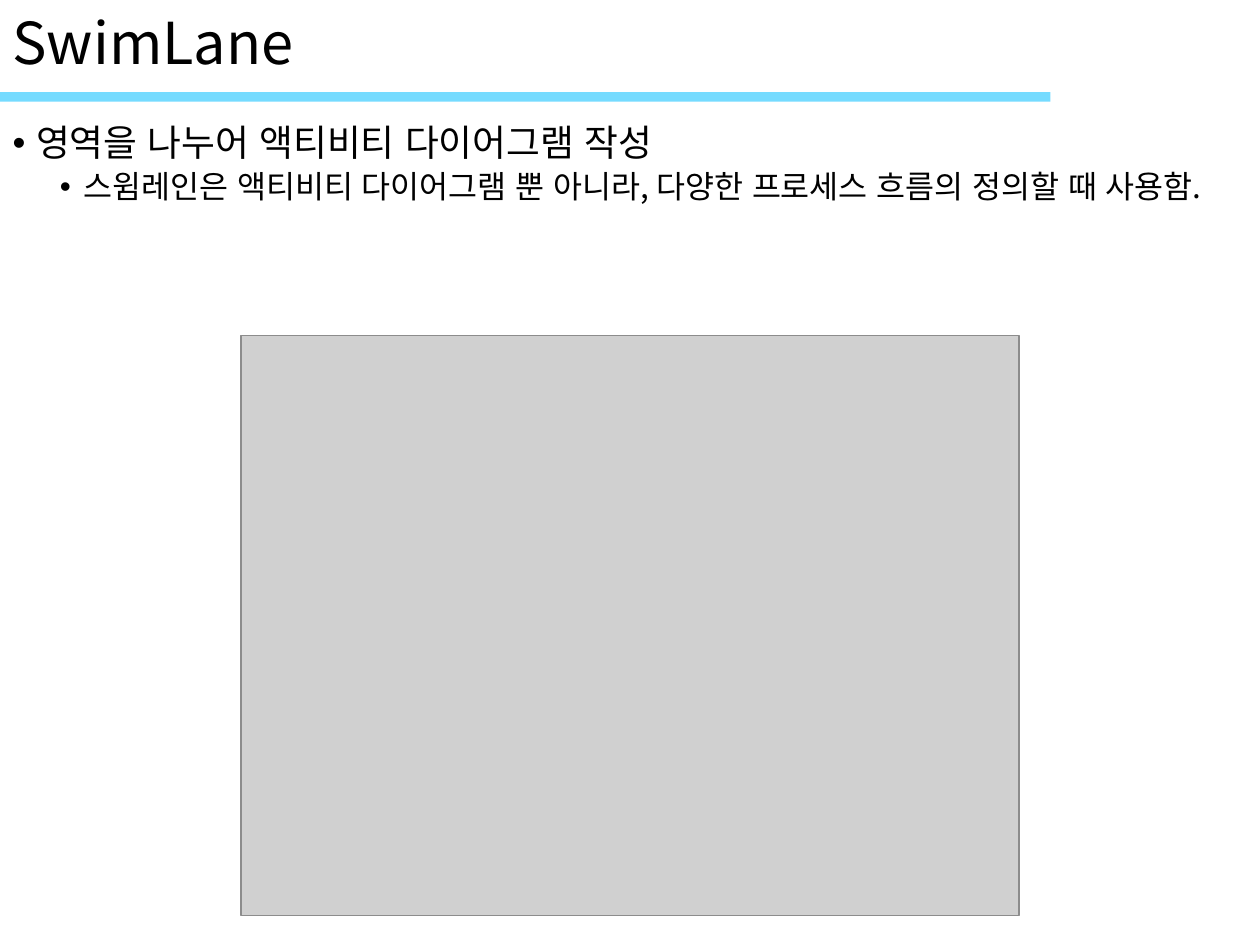
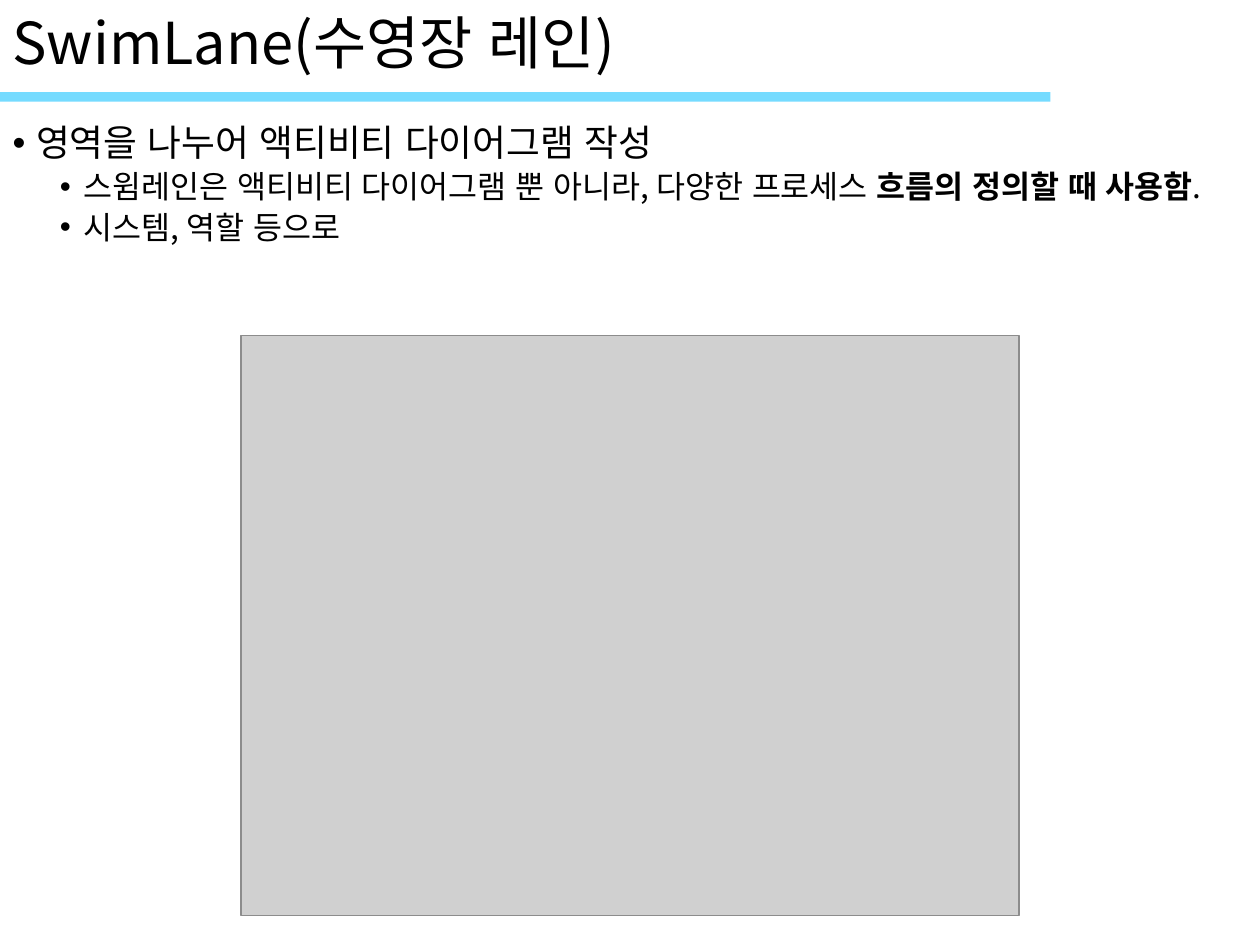
Before and after one commit to ImSeongMuk/study, a slide deck: slide 42 of UML/789_객체UML(프로세스).pptx. Drawn at 1260x945 pixels with LibreOffice and Linux fonts; fonts in the diff are those of the drawing; grey boxes stand for pictures; background and template pictures are left out. Boxes give left, top, right and bottom in pixels: in the first picture for what was removed or moved away, otherwise in the second. Text is boxed around its words. In the diff, an @@ line names an element or a change of style, - is before the commit and + after.

```diff
--- a/UML/789_객체UML(프로세스).pptx
+++ b/UML/789_객체UML(프로세스).pptx
@@ title at [13,16,615,75]: text changed @@
-SwimLane
+SwimLane(수영장 레인)
@@ text at [83,171,1202,204]: bold on in "흐름의 정의할 때 사용함." @@
@@ text at [83,212,340,245]: paragraph added @@
+  • 시스템, 역할 등으로
```
Also in this commit, not shown: 2 other slides changed, 5 other files.
